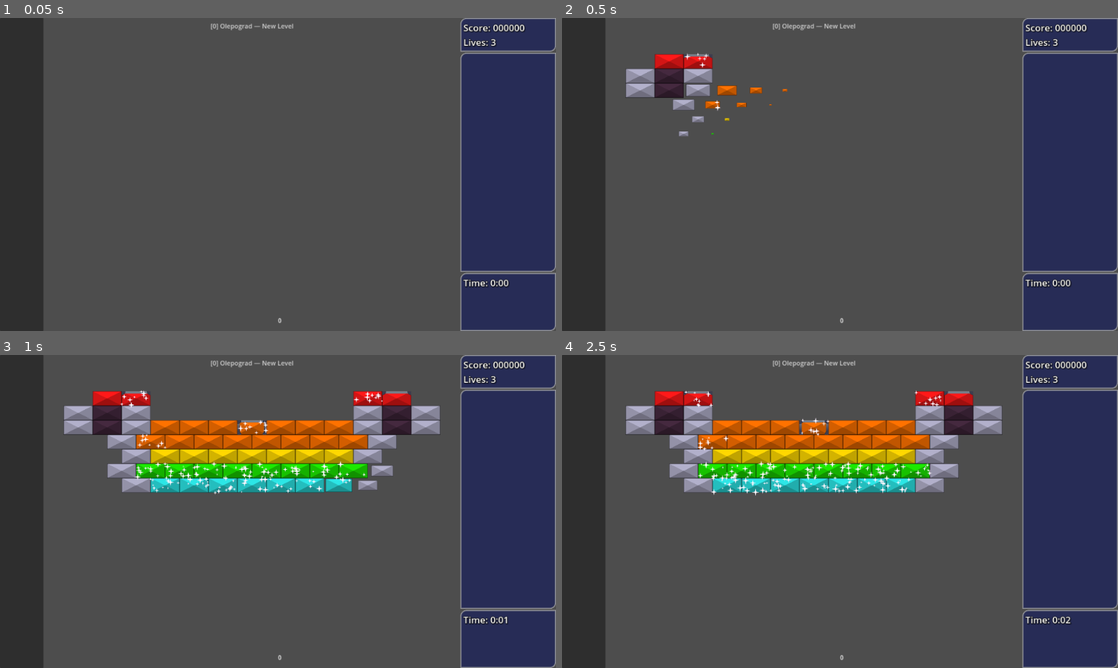
Above: before the commit, frames 1-4 (two rows, left to right).
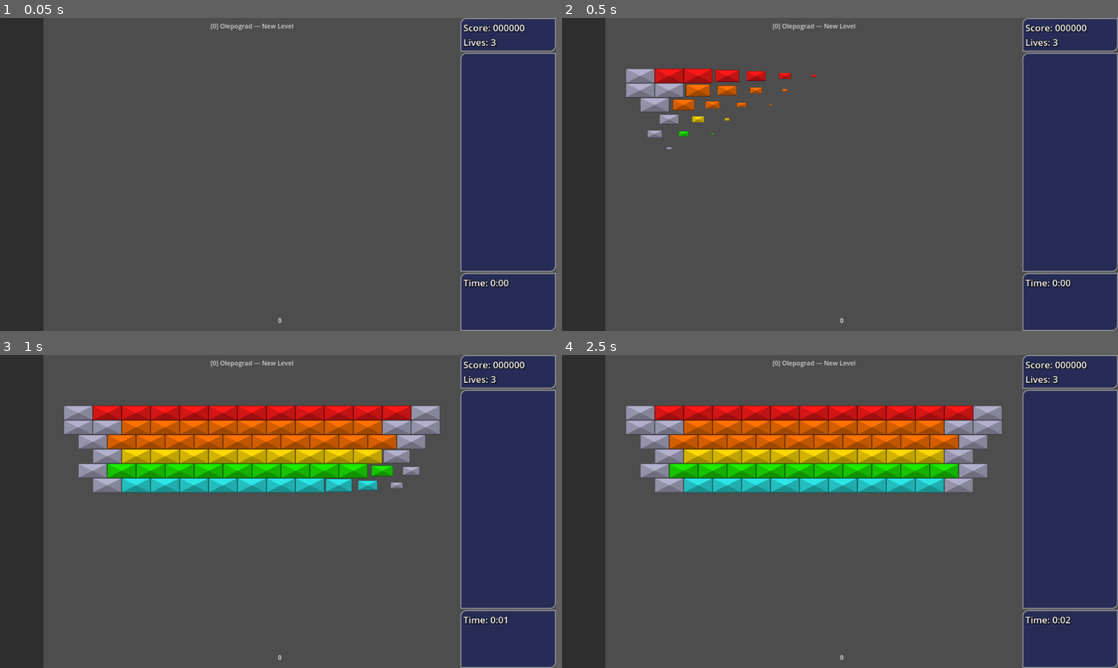
Above: after the commit, the same moments.

Repository: O-39889/brickout
Game: Godot game, scene res://scenes/levels_new/main_level_template.tscn
The game is run twice, just before and just after one commit, with the same random seed, the same clock (stepped at 60 frames per second) and the same inputs. The engine's default icon, where the game draws it, is replaced by a stand-in: a white triangle on a blue panel in a dark square.
Inputs (mouse positions are in pixels of both pictures, inside the frame that each line leads up to):
- Up to frame 1 (0.05 s): no input
- Up to frame 2 (0.5 s): no input
- Up to frame 3 (1 s): move the mouse to (305, 511) at 0.52 s; click (305, 511) at 0.67 s
- Up to frame 4 (2.5 s): move the mouse to (812, 511) at 1.27 s; click (812, 511) at 1.42 s; move the mouse to (851, 505) at 2.02 s; click (851, 505) at 2.17 s

Frame 1 is identical in both runs. In frame 2, 2.4% of the frame differs, in the area x 14-46%, y 11-42%; in frame 3, 8.5%; in frame 4, 9.3%, in the area x 14-77%, y 11-45%.

Commit message:
Remove debug code
Also change the default brick layout

Diff:
--- a/scenes/levels_new/main_level_gameplay.tscn
+++ b/scenes/levels_new/main_level_gameplay.tscn
@@ -7,7 +7,6 @@
 [ext_resource type="PackedScene" uid="uid://blofikyc7x7vn" path="res://scenes/RegularBrick.tscn" id="5_arx0l"]
 [ext_resource type="PackedScene" uid="uid://jeo4t2v7ja84" path="res://scenes/level_components/powerup_component.tscn" id="5_i5yu4"]
 [ext_resource type="PackedScene" uid="uid://blefa03mpdv8b" path="res://scenes/unbreakable_brick.tscn" id="6_p8wi7"]
-[ext_resource type="PackedScene" uid="uid://clcdnhk8jx7nc" path="res://scenes/super_unbreakable_brick.tscn" id="7_mmm68"]
 
 [sub_resource type="LabelSettings" id="LabelSettings_sg017"]
 font_size = 22
@@ -48,70 +47,62 @@
 
 [node name="Brick6" parent="BrickComponent" instance=ExtResource("5_arx0l")]
 position = Vector2(720, 450)
-is_shimmering = true
 
 [node name="Brick7" parent="BrickComponent" instance=ExtResource("5_arx0l")]
 position = Vector2(820, 450)
-is_shimmering = true
 
 [node name="Brick8" parent="BrickComponent" instance=ExtResource("5_arx0l")]
 position = Vector2(620, 450)
-is_shimmering = true
 
 [node name="Brick9" parent="BrickComponent" instance=ExtResource("5_arx0l")]
 position = Vector2(570, 400)
-is_shimmering = true
 color = 2
 
 [node name="Brick10" parent="BrickComponent" instance=ExtResource("5_arx0l")]
 position = Vector2(670, 400)
-is_shimmering = true
 color = 2
 
 [node name="Brick11" parent="BrickComponent" instance=ExtResource("5_arx0l")]
 position = Vector2(770, 400)
-is_shimmering = true
 color = 2
 
 [node name="Brick12" parent="BrickComponent" instance=ExtResource("5_arx0l")]
 position = Vector2(870, 400)
-is_shimmering = true
 color = 2
 
 [node name="Brick13" parent="BrickComponent" instance=ExtResource("5_arx0l")]
 position = Vector2(970, 400)
-is_shimmering = true
 color = 2
 
 [node name="Brick40" parent="BrickComponent" instance=ExtResource("5_arx0l")]
 position = Vector2(1070, 400)
-is_shimmering = true
 color = 2
 
 [node name="Brick14" parent="BrickComponent" instance=ExtResource("5_arx0l")]
 position = Vector2(920, 450)
-is_shimmering = true
 
 [node name="Brick41" parent="BrickComponent" instance=ExtResource("5_arx0l")]
 position = Vector2(1020, 450)
-is_shimmering = true
 
 [node name="Brick15" parent="BrickComponent" instance=ExtResource("5_arx0l")]
 position = Vector2(520, 450)
-is_shimmering = true
 
 [node name="Brick42" parent="BrickComponent" instance=ExtResource("5_arx0l")]
 position = Vector2(420, 450)
-is_shimmering = true
+
+[node name="Brick46" parent="BrickComponent" instance=ExtResource("5_arx0l")]
+position = Vector2(320, 450)
 
 [node name="Brick16" parent="BrickComponent" instance=ExtResource("5_arx0l")]
 position = Vector2(470, 400)
-is_shimmering = true
 color = 2
 
 [node name="Brick39" parent="BrickComponent" instance=ExtResource("5_arx0l")]
 position = Vector2(370, 400)
-is_shimmering = true
+color = 2
+
+[node name="Brick45" parent="BrickComponent" instance=ExtResource("5_arx0l")]
+position = Vector2(270, 400)
 color = 2
 
 [node name="Brick17" parent="BrickComponent" instance=ExtResource("5_arx0l")]
@@ -142,6 +133,10 @@
 position = Vector2(420, 350)
 color = 3
 
+[node name="Brick31" parent="BrickComponent" instance=ExtResource("5_arx0l")]
+position = Vector2(320, 350)
+color = 3
+
 [node name="Brick18" parent="BrickComponent" instance=ExtResource("5_arx0l")]
 position = Vector2(770, 300)
 color = 4
@@ -172,19 +167,16 @@
 
 [node name="Brick38" parent="BrickComponent" instance=ExtResource("5_arx0l")]
 position = Vector2(370, 300)
-is_shimmering = true
-color = 4
-
-[node name="Brick31" parent="BrickComponent" instance=ExtResource("5_arx0l")]
-position = Vector2(720, 250)
-is_shimmering = true
-color = 4
-protected_sides = 11
+color = 4
 
 [node name="Brick32" parent="BrickComponent" instance=ExtResource("5_arx0l")]
 position = Vector2(820, 250)
 color = 4
 
+[node name="Brick47" parent="BrickComponent" instance=ExtResource("5_arx0l")]
+position = Vector2(720, 250)
+color = 4
+
 [node name="Brick33" parent="BrickComponent" instance=ExtResource("5_arx0l")]
 position = Vector2(920, 250)
 color = 4
@@ -193,25 +185,24 @@
 position = Vector2(1020, 250)
 color = 4
 
-[node name="Brick43" parent="BrickComponent" instance=ExtResource("5_arx0l")]
-position = Vector2(1220, 150)
-color = 5
-protected_sides = 1
-
-[node name="Brick44" parent="BrickComponent" instance=ExtResource("5_arx0l")]
-position = Vector2(1120, 150)
-is_shimmering = true
-color = 5
-
-[node name="Brick45" parent="BrickComponent" instance=ExtResource("5_arx0l")]
-position = Vector2(320, 150)
-is_shimmering = true
-color = 5
-protected_sides = 1
-
-[node name="Brick46" parent="BrickComponent" instance=ExtResource("5_arx0l")]
-position = Vector2(220, 150)
-color = 5
+[node name="Brick48" parent="BrickComponent" instance=ExtResource("5_arx0l")]
+position = Vector2(1170, 400)
+color = 2
+
+[node name="Brick49" parent="BrickComponent" instance=ExtResource("5_arx0l")]
+position = Vector2(1120, 450)
+
+[node name="Brick50" parent="BrickComponent" instance=ExtResource("5_arx0l")]
+position = Vector2(1120, 350)
+color = 3
+
+[node name="Brick51" parent="BrickComponent" instance=ExtResource("5_arx0l")]
+position = Vector2(1170, 300)
+color = 4
+
+[node name="Brick52" parent="BrickComponent" instance=ExtResource("5_arx0l")]
+position = Vector2(1120, 250)
+color = 4
 
 [node name="Brick35" parent="BrickComponent" instance=ExtResource("5_arx0l")]
 position = Vector2(620, 250)
@@ -225,65 +216,99 @@
 position = Vector2(420, 250)
 color = 4
 
+[node name="Brick43" parent="BrickComponent" instance=ExtResource("5_arx0l")]
+position = Vector2(320, 250)
+color = 4
+
+[node name="Brick44" parent="BrickComponent" instance=ExtResource("5_arx0l")]
+position = Vector2(270, 300)
+color = 4
+
+[node name="Brick63" parent="BrickComponent" instance=ExtResource("5_arx0l")]
+position = Vector2(820, 200)
+color = 5
+
+[node name="Brick64" parent="BrickComponent" instance=ExtResource("5_arx0l")]
+position = Vector2(720, 200)
+color = 5
+
+[node name="Brick65" parent="BrickComponent" instance=ExtResource("5_arx0l")]
+position = Vector2(920, 200)
+color = 5
+
+[node name="Brick66" parent="BrickComponent" instance=ExtResource("5_arx0l")]
+position = Vector2(1020, 200)
+color = 5
+
+[node name="Brick67" parent="BrickComponent" instance=ExtResource("5_arx0l")]
+position = Vector2(1120, 200)
+color = 5
+
+[node name="Brick68" parent="BrickComponent" instance=ExtResource("5_arx0l")]
+position = Vector2(1220, 200)
+color = 5
+
+[node name="Brick69" parent="BrickComponent" instance=ExtResource("5_arx0l")]
+position = Vector2(620, 200)
+color = 5
+
+[node name="Brick70" parent="BrickComponent" instance=ExtResource("5_arx0l")]
+position = Vector2(520, 200)
+color = 5
+
+[node name="Brick71" parent="BrickComponent" instance=ExtResource("5_arx0l")]
+position = Vector2(420, 200)
+color = 5
+
+[node name="Brick72" parent="BrickComponent" instance=ExtResource("5_arx0l")]
+position = Vector2(320, 200)
+color = 5
+
+[node name="Brick73" parent="BrickComponent" instance=ExtResource("5_arx0l")]
+position = Vector2(220, 200)
+color = 5
+
 [node name="UnbreakableBrick" parent="BrickComponent" instance=ExtResource("6_p8wi7")]
-position = Vector2(320, 450)
+position = Vector2(1220, 450)
 
 [node name="UnbreakableBrick2" parent="BrickComponent" instance=ExtResource("6_p8wi7")]
-position = Vector2(270, 400)
+position = Vector2(1270, 400)
 
 [node name="UnbreakableBrick3" parent="BrickComponent" instance=ExtResource("6_p8wi7")]
-position = Vector2(320, 350)
+position = Vector2(1220, 350)
 
 [node name="UnbreakableBrick4" parent="BrickComponent" instance=ExtResource("6_p8wi7")]
-position = Vector2(270, 300)
+position = Vector2(1270, 300)
 
 [node name="UnbreakableBrick5" parent="BrickComponent" instance=ExtResource("6_p8wi7")]
-position = Vector2(320, 250)
+position = Vector2(1220, 250)
 
 [node name="UnbreakableBrick6" parent="BrickComponent" instance=ExtResource("6_p8wi7")]
-position = Vector2(1120, 250)
+position = Vector2(1320, 250)
+
+[node name="UnbreakableBrick14" parent="BrickComponent" instance=ExtResource("6_p8wi7")]
+position = Vector2(1320, 200)
+
+[node name="UnbreakableBrick7" parent="BrickComponent" instance=ExtResource("6_p8wi7")]
+position = Vector2(120, 250)
+
+[node name="UnbreakableBrick13" parent="BrickComponent" instance=ExtResource("6_p8wi7")]
+position = Vector2(120, 200)
+
+[node name="UnbreakableBrick8" parent="BrickComponent" instance=ExtResource("6_p8wi7")]
+position = Vector2(220, 250)
+
+[node name="UnbreakableBrick9" parent="BrickComponent" instance=ExtResource("6_p8wi7")]
+position = Vector2(170, 300)
+
+[node name="UnbreakableBrick10" parent="BrickComponent" instance=ExtResource("6_p8wi7")]
+position = Vector2(220, 350)
+
+[node name="UnbreakableBrick11" parent="BrickComponent" instance=ExtResource("6_p8wi7")]
+position = Vector2(170, 400)
 
 [node name="UnbreakableBrick12" parent="BrickComponent" instance=ExtResource("6_p8wi7")]
-position = Vector2(1320, 250)
-
-[node name="UnbreakableBrick14" parent="BrickComponent" instance=ExtResource("6_p8wi7")]
-position = Vector2(120, 250)
-
-[node name="UnbreakableBrick15" parent="BrickComponent" instance=ExtResource("6_p8wi7")]
-position = Vector2(320, 200)
-
-[node name="UnbreakableBrick17" parent="BrickComponent" instance=ExtResource("6_p8wi7")]
-position = Vector2(120, 200)
-
-[node name="UnbreakableBrick18" parent="BrickComponent" instance=ExtResource("6_p8wi7")]
-position = Vector2(1120, 200)
-
-[node name="UnbreakableBrick20" parent="BrickComponent" instance=ExtResource("6_p8wi7")]
-position = Vector2(1320, 200)
-
-[node name="UnbreakableBrick7" parent="BrickComponent" instance=ExtResource("6_p8wi7")]
-position = Vector2(1170, 300)
-
-[node name="UnbreakableBrick8" parent="BrickComponent" instance=ExtResource("6_p8wi7")]
-position = Vector2(1120, 350)
-
-[node name="UnbreakableBrick9" parent="BrickComponent" instance=ExtResource("6_p8wi7")]
-position = Vector2(1170, 400)
-
-[node name="UnbreakableBrick10" parent="BrickComponent" instance=ExtResource("6_p8wi7")]
-position = Vector2(1120, 450)
-
-[node name="SuperUnbreakableBrick" parent="BrickComponent" instance=ExtResource("7_mmm68")]
-position = Vector2(220, 250)
-
-[node name="SuperUnbreakableBrick2" parent="BrickComponent" instance=ExtResource("7_mmm68")]
-position = Vector2(220, 200)
-
-[node name="SuperUnbreakableBrick3" parent="BrickComponent" instance=ExtResource("7_mmm68")]
-position = Vector2(1220, 200)
-
-[node name="SuperUnbreakableBrick4" parent="BrickComponent" instance=ExtResource("7_mmm68")]
-position = Vector2(1220, 250)
+position = Vector2(220, 450)
 
 [node name="PowerupComponent" parent="." instance=ExtResource("5_i5yu4")]
 metadata/_edit_lock_ = true
--- a/scripts/Level.gd
+++ b/scripts/Level.gd
@@ -54,7 +54,6 @@
 
 
 func _enter_tree():
-	print(get_viewport_rect());
 	# hmm
 	# this is called before the level _ready()
 	# and even before the children's _ready()
Not shown: 1 places in scenes/levels_new/main_level_gameplay.tscn that only renumber resources
